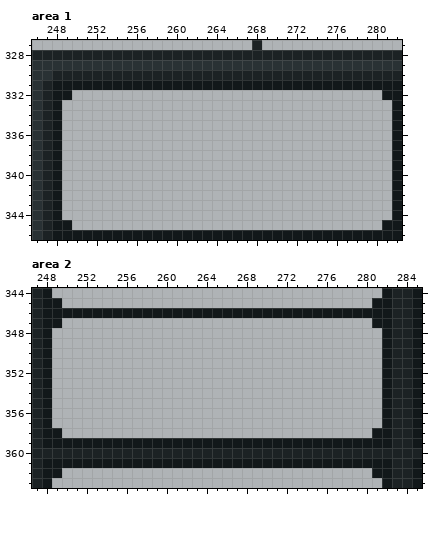
One commit to this pixel-art file: Assets/UI/ColorSandbox.ase. Above: the version before the commit.
566x576 pixels, 1 frame. Colours within 5 levels of each other are drawn and written as one. Shown: area 1: x 246..282, y 327..346; area 2: x 247..285, y 344..363. The commit also changed other parts of the picture, which this record leaves out.
And afterwards:
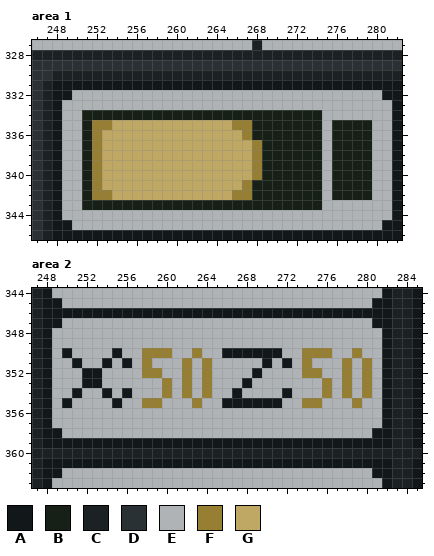
Palette (. is transparent): A #12181a  B #172017  C #1c2224  D #293134  E #afb3b6  F #967e33  G #bea864
Edits made:
Changed rows in their new state; - is an unchanged pixel.
Area 1, layer "Layer 2":
first column x 251:
334 BBBBBBBBBBBBBBBBBBBBBBBB-----
335 BFFGGGGGGGGGGGGFFBBBBBBB-BBBB
336 BFGGGGGGGGGGGGGGFBBBBBBB-BBBB
337 BFGGGGGGGGGGGGGGGFBBBBBB-BBBB
338 BFGGGGGGGGGGGGGGGFBBBBBB-BBBB
339 BFGGGGGGGGGGGGGGGFBBBBBB-BBBB
340 BFGGGGGGGGGGGGGGGFBBBBBB-BBBB
341 BFGGGGGGGGGGGGGGFBBBBBBB-BBBB
342 BFFGGGGGGGGGGGGFFBBBBBBB-BBBB
343 BBBBBBBBBBBBBBBBBBBBBBBB-----
Area 2, layer "Layer 2":
first column x 250:
350 A----A--FFF--F--AAAAAA--FFF--F-
351 -A--A-A-F---F-F-----A-A-F---F-F
352 --AA----FF--F-F----A----FF--F-F
353 --AA------F-F-F---A-------F-F-F
354 -A--A-A---F-F-F--A----A---F-F-F
355 A----A--FF---F--AAAAAA--FF---F-
